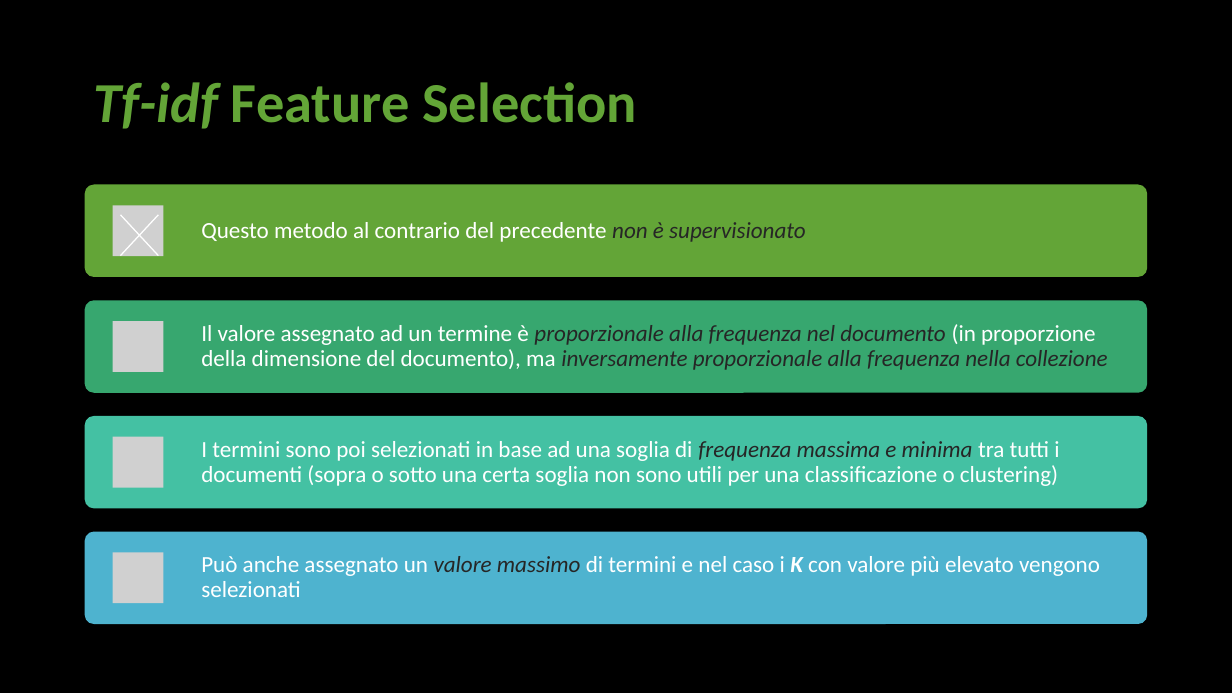
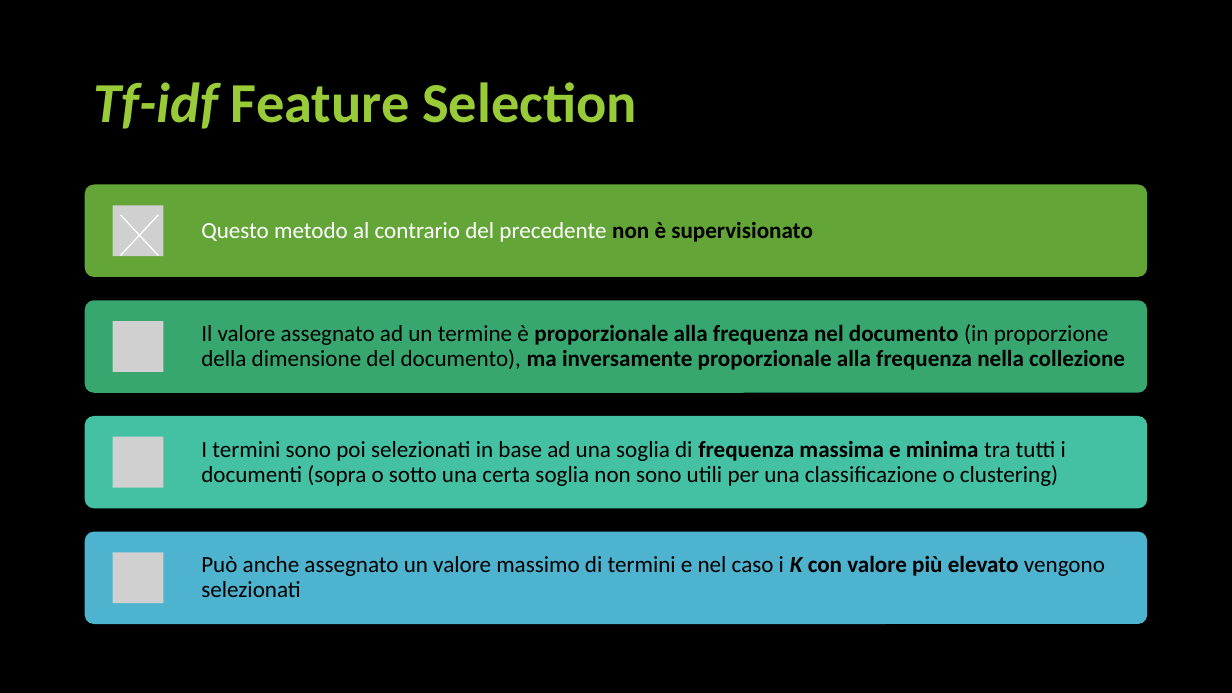
Before and after one commit to unipi-fr/LargeScaleMultiStructureDatabases, a slide deck: slide 9 of Task2/Documentation/Data Mining/Presentazione Data Mining.pptx (slide 10 before the commit). Drawn at 1232x693 pixels with LibreOffice and Linux fonts; fonts in the diff are those of the drawing; grey boxes stand for pictures. Boxes give left, top, right and bottom in pixels: in the first picture for what was removed or moved away, otherwise in the second. Text is boxed around its words. In the diff, an @@ line names an element or a change of style, - is before the commit and + after.

```diff
--- a/Task2/Documentation/Data Mining/Presentazione Data Mining.pptx
+++ b/Task2/Documentation/Data Mining/Presentazione Data Mining.pptx
@@ title "Tf-idf Feature Selection" at bbox=[94, 82, 637, 129]: text colour #63A537 to #99CB38 @@
@@ text "Questo metodo al contrario del ..." at bbox=[201, 222, 813, 242]: text colour #262626 to #000000, bold on, italic off in "non è supervisionato" @@
@@ text "Il valore assegnato ad un ..." at bbox=[201, 324, 1125, 370]: text colour #FFFFFF to #000000 in "Il valore assegnato ad un termine è ..."; text colour #262626 to #000000, italic off in "proporzionale alla frequenza nel documento inversamente prop ..."; bold on in "proporzionale alla frequenza nel documento ma inversamente ..." @@
@@ text "I termini sono poi selezionati ..." at bbox=[201, 441, 1066, 486]: text colour #FFFFFF to #000000 in "I termini sono poi selezionati in base ..."; text colour #262626 to #000000, bold on, italic off in "frequenza massima e minima" @@
@@ text "Può anche assegnato un valore ..." at bbox=[201, 555, 1105, 597]: text colour #FFFFFF to #000000 in "Può anche assegnato un di termini e ..."; text colour #262626 to #000000, italic off in "valore massimo"; bold on in "con valore più elevato" @@
```
Also in this commit, not shown: 5 other slides changed, 10 slides added, 1 slide removed, 9 other files.
